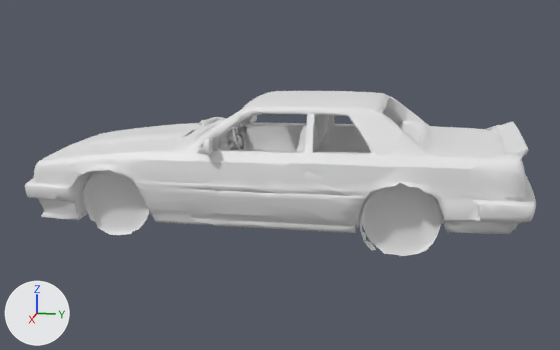
One commit to the OBJ model client/Assets/DriftKuwait/Resources/DriftKuwait/Cars/shaheen/body.obj: the scene before it, then after it.
The view is the same before and after, from a 50 mm lens placed at (7.04, 1.43, 2.29), pointed at (0.02, 0.03, 0.54). The axes (+X, +Y, +Z) are drawn at lower left. The lights are the same throughout. The picture after the commit comes second. Where no turn or scale is listed for an object, it has been applied to the vertices. Vertices at exactly the same position are counted once.

In view in the first picture: 'body'.
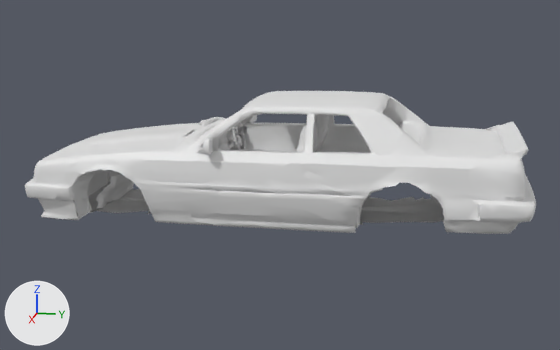
Pixel boxes (x1, y1, x2, y2) of what changed, in the pictures (560 x 350 px):
```json
{"object": "body", "change": "reshaped", "before": [25, 91, 536, 256], "after": [25, 91, 536, 234], "on screen": "13% shorter"}
{"part": 1, "of": "me_body", "change": "deleted", "before": [82, 170, 149, 235]}
{"part": 2, "of": "me_body", "change": "deleted", "before": [360, 182, 444, 256]}
{"part": 3, "of": "me_body", "change": "deleted", "before": [75, 170, 151, 214], "on screen": "mostly hidden"}
```

Edits to the scene script, one JSON object a line:
```json
{"block": "me_body", "where": "# used by ob_body; location = (0.0, 0.0, 0.0)"}
{"op": "remove", "block": "me_body", "code": "me_body.from_pydata(...)  # 14211 vertices, 28605 faces; spans x -0.89..0.89, y -2.3..2.3, z 0.01..1.29"}
{"op": "add", "block": "me_body", "code": "me_body.from_pydata(...)  # 13718 vertices, 27528 faces; spans x -0.89..0.89, y -2.3..2.3, z 0.17..1.29"}
{"block": "me_body", "change": "me_body part 1: the loose piece of 69 vertices spanning x 0.58..0.64, y -1.71..-1.06, z 0.03..0.68 is deleted"}
{"block": "me_body", "change": "me_body part 2: 122 vertices removed from x 0.42..0.82, y 0.86..1.54, z 0.01..0.69"}
{"block": "me_body", "change": "me_body part 3: 82 vertices removed from x 0.41..0.82, y -1.72..-1.03, z 0.2..0.7"}
{"block": "me_body", "change": "other edits to the shape of me_body do not show in these pictures"}
```
